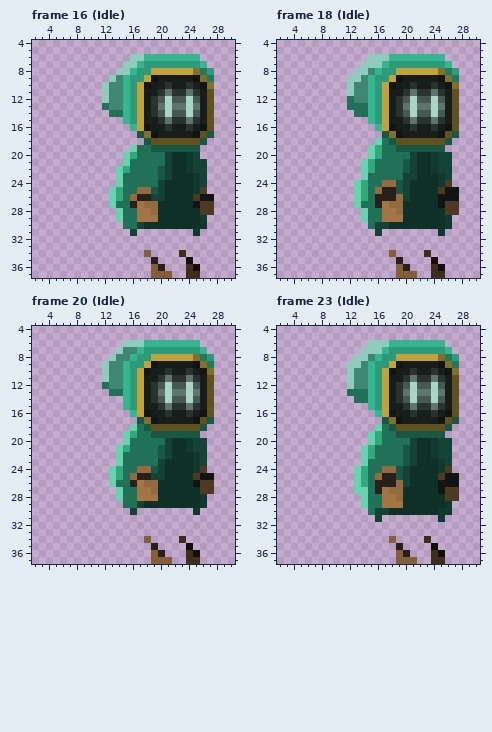
Edited in one commit: pixel-art file (igrica/assets/Player_Sprites/Mage.aseprite). The first picture shows the starting point.
35x38 pixels, 67 frames. Colours within 5 levels of each other are drawn and written as one. Shown: frame 16 (Idle): x 2..30, y 4..37; frame 18 (Idle): x 2..30, y 4..37; frame 20 (Idle): x 2..30, y 4..37; frame 23 (Idle): x 2..30, y 4..37. The old version is drawn lined up with the new one, on the new canvas. The commit also changed other frames, which this record leaves out.
New version:
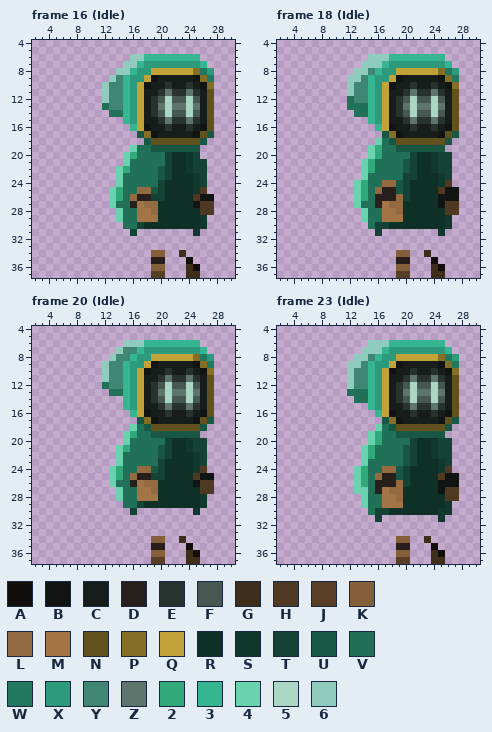
Palette (. is transparent): A #120e0c  B #101412  C #171d1b  D #271f1b  E #28322e  F #465851  G #402e1c  H #4f3922  J #573e25  K #855f39  L #946a40  M #a37546  N #61511c  P #856f26  Q #c3a339  R #0f3026  S #10382d  T #144336  U #195745  V #217158  W #237860  X #2d9a7c  Y #408773  Z #5d756c  2 #31a97b  3 #35b691  4 #69d3b0  5 #aad6c4  6 #8fccbe
Changes in this commit:
canvas 35x38 -> 42x38
--- frame 16 (Idle)
@@ x 16..23 @@
 33 ........
-34 ..K....G
-35 ...D....
-36 ...KD...
-37 ...KKK..
+34 ...KK..G
+35 ...DD...
+36 ...KK...
+37 ...JJ...
--- frame 18 (Idle): the same change as frame 16 (Idle)
--- frame 20 (Idle): the same change as frame 16 (Idle)
--- frame 23 (Idle): the same change as frame 16 (Idle)
